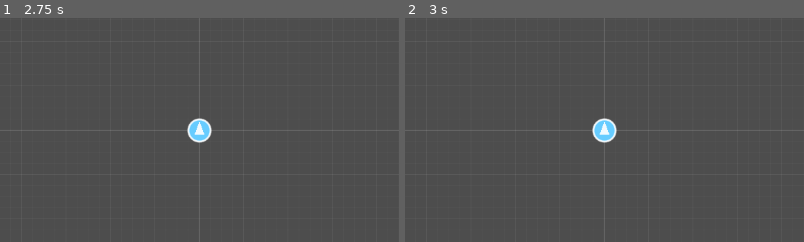
Above: before the commit, frames 1-2 (left to right).
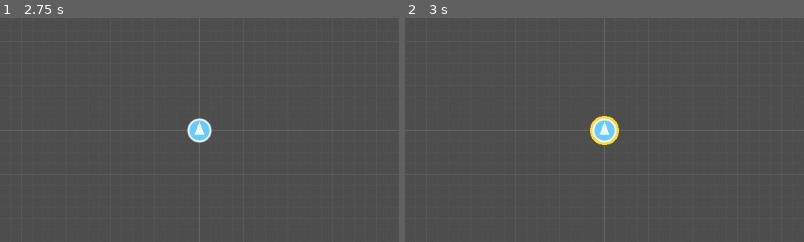
Above: after the commit, the same moments.

Repository: Merith-TK/FactoryApp
Game: Godot game, scene res://scenes/main.tscn
The game is run twice, just before and just after one commit, with the same random seed, the same clock (stepped at 60 frames per second) and the same inputs.
Inputs (mouse positions are % of the whole screen's width and height, from its top left):
- Up to frame 1 (2.75 s): click "✦ Pen" at 0.5 s; click "✦ Pen" at 1.25 s; click "✦ Pen" at 2 s
- Up to frame 2 (3 s): tap Enter at 2.75 s; drag from (50, 50) to (60, 28) at 2.77 s
The pictures show only the part of the screen within x 25-75%, y 25-75%; the shares and areas given below are measured in that part.

Frame 1 is identical in both runs. In frame 2, 0.3% of the frame differs, in the area x 46-54%, y 43-57%.

Commit message:
drone moves, drone follows camera

Diff:
--- a/game/scenes/entities/drone.tscn
+++ b/game/scenes/entities/drone.tscn
@@ -10,3 +10,5 @@
 
 [node name="CollisionShape2D" type="CollisionShape2D" parent="."]
 shape = SubResource("CircleShape2D_1")
+
+[node name="NavigationAgent2D" type="NavigationAgent2D" parent="."]
--- a/game/scenes/main.tscn
+++ b/game/scenes/main.tscn
@@ -1,9 +1,10 @@
-[gd_scene load_steps=5 format=3]
+[gd_scene load_steps=6 format=3]
 
 [ext_resource type="Script" uid="uid://cgt0afy3qm7f" path="res://scripts/camera/game_camera.gd" id="1_cam"]
 [ext_resource type="Script" path="res://scripts/world/world_grid.gd" id="2_grid"]
-[ext_resource type="PackedScene" path="res://scenes/entities/drone.tscn" id="3_drone"]
-[ext_resource type="Script" path="res://scripts/ui/pen_button.gd" id="4_penbtn"]
+[ext_resource type="Script" path="res://scripts/world/world.gd" id="3_world"]
+[ext_resource type="PackedScene" path="res://scenes/entities/drone.tscn" id="4_drone"]
+[ext_resource type="Script" path="res://scripts/ui/pen_button.gd" id="5_penbtn"]
 
 [node name="Main" type="Node2D" unique_id=2136915658]
 
@@ -11,11 +12,12 @@
 script = ExtResource("1_cam")
 
 [node name="World" type="Node2D" parent="." unique_id=1229707742]
+script = ExtResource("3_world")
 
 [node name="WorldGrid" type="Node2D" parent="World"]
 script = ExtResource("2_grid")
 
-[node name="Drone" parent="World" instance=ExtResource("3_drone")]
+[node name="Drone" parent="World" instance=ExtResource("4_drone")]
 position = Vector2(0, 0)
 
 [node name="UI" type="CanvasLayer" parent="." unique_id=1458536664]
--- a/game/scripts/autoload/input_manager.gd
+++ b/game/scripts/autoload/input_manager.gd
@@ -61,15 +61,14 @@
 
 		if event.button_index == MOUSE_BUTTON_LEFT:
 			if event.pressed and not pan_modifier_held:
+				print("[InputManager] primary_pressed at ", pos)
 				primary_pressed.emit(pos)
-				get_viewport().set_input_as_handled()
 			elif not event.pressed:
 				primary_released.emit(pos)
 
 		elif event.button_index == MOUSE_BUTTON_RIGHT:
 			if event.pressed and not pan_modifier_held:
 				secondary_pressed.emit(pos)
-				get_viewport().set_input_as_handled()
 			elif not event.pressed:
 				secondary_released.emit(pos)
 
--- a/game/scripts/drone/drone.gd
+++ b/game/scripts/drone/drone.gd
@@ -1,86 +1,142 @@
 ## Drone
 ##
-## The player's construction drone. For M0 this is a placeholder shape.
-## Handles:
-##  - Visual rendering (drawn procedurally, no sprite needed)
-##  - Click-to-select (via Area2D input)
-##  - Selection highlight
+## The player's construction drone.
 ##
-## Later milestones add: inventory, task queue, NavMesh movement, power modes.
+## Movement model:
+##   The drone lerps toward the camera position so it is always "with" the
+##   player. The direction arrow rotates to face the direction of travel.
+##
+## Interaction model:
+##   Tap / click the drone → opens the action menu (issue tasks, check inventory)
+##   NavigationAgent2D is used for autonomous task movement (go build, go fetch)
+##   — not for player-driven movement.
+##
+## Later milestones add: inventory, task queue, power modes.
 
 extends Area2D
 
 const RADIUS := 16.0
-const BODY_COLOR := Color(0.4, 0.8, 1.0) # light blue body
+const FOLLOW_SPEED := 8.0 # lerp weight — higher = snappier
+
+const BODY_COLOR := Color(0.4, 0.8, 1.0)
 const OUTLINE_COLOR := Color(1.0, 1.0, 1.0, 0.9)
-const SELECT_COLOR := Color(1.0, 0.85, 0.2) # yellow selection ring
-const DIR_COLOR := Color(1.0, 1.0, 1.0, 0.9) # direction arrow
+const ACTIVE_COLOR := Color(1.0, 0.85, 0.2) # tapped / active ring
+const DIR_COLOR := Color(1.0, 1.0, 1.0, 0.9)
 
-var is_selected: bool = false
+## True while the action menu is open.
+var is_active: bool = false
+
+var _facing_angle: float = - PI * 0.5 # radians; default = facing up
+var _prev_pos: Vector2 = Vector2.ZERO
+
+@onready var _nav_agent: NavigationAgent2D = $NavigationAgent2D
 
 
 func _ready() -> void:
-	# Connect to InputManager signals so selection is cleared when the
-	# primary action fires somewhere other than this drone.
 	var im := get_node_or_null("/root/InputManager")
 	if im:
-		im.primary_pressed.connect(_on_global_primary)
+		im.primary_pressed.connect(_on_primary_pressed)
+		print("[Drone] connected to InputManager.primary_pressed")
+	else:
+		print("[Drone] ERROR: InputManager not found!")
 
-	input_pickable = true
-	input_event.connect(_on_input_event)
+	_nav_agent.path_desired_distance = 4.0
+	_nav_agent.target_desired_distance = 8.0
+	_prev_pos = global_position
+	print("[Drone] ready at ", global_position)
 
 
+# ---------------------------------------------------------------------------
+# Per-frame update
+# ---------------------------------------------------------------------------
+
+func _physics_process(delta: float) -> void:
+	var camera := get_viewport().get_camera_2d() as Camera2D
+	if not camera:
+		return
+
+	# --- Camera follow ---
+	var target := camera.global_position
+	var new_pos := global_position.lerp(target, FOLLOW_SPEED * delta)
+
+	var move_vec := new_pos - global_position
+	if move_vec.length_squared() > 0.1:
+		_facing_angle = move_vec.angle()
+		queue_redraw()
+
+	global_position = new_pos
+	_prev_pos = new_pos
+
+	# --- Autonomous task movement (future) ---
+	if not _nav_agent.is_navigation_finished():
+		var next := _nav_agent.get_next_path_position()
+		var dir := next - global_position
+		if dir.length_squared() > 1.0:
+			global_position += dir.normalized() * minf(400.0 * delta, dir.length())
+			_facing_angle = dir.angle()
+			queue_redraw()
+
+
+# ---------------------------------------------------------------------------
+# Drawing
+# ---------------------------------------------------------------------------
+
 func _draw() -> void:
-	# Selection ring (drawn first, behind body).
-	if is_selected:
-		draw_circle(Vector2.ZERO, RADIUS + 5.0, SELECT_COLOR)
+	# Active ring (behind body).
+	if is_active:
+		draw_circle(Vector2.ZERO, RADIUS + 5.0, ACTIVE_COLOR)
 
 	# Body.
 	draw_circle(Vector2.ZERO, RADIUS, BODY_COLOR)
 
-	# Outline ring.
+	# Outline.
 	draw_arc(Vector2.ZERO, RADIUS, 0.0, TAU, 32, OUTLINE_COLOR, 1.5, true)
 
-	# Direction arrow — equilateral triangle pointing up (+Y is down in Godot,
-	# so we point in -Y = visual "up").
-	var tip := Vector2(0.0, - (RADIUS * 0.85))
-	var base_l := Vector2(- (RADIUS * 0.45), (RADIUS * 0.4))
-	var base_r := Vector2((RADIUS * 0.45), (RADIUS * 0.4))
-	var arrow := PackedVector2Array([tip, base_l, base_r])
-	draw_colored_polygon(arrow, DIR_COLOR)
-
-
-func select() -> void:
-	if is_selected:
-		return
-	is_selected = true
-	queue_redraw()
-
-
-func deselect() -> void:
-	if not is_selected:
-		return
-	is_selected = false
-	queue_redraw()
+	# Direction arrow — rotates to face movement direction.
+	var rot := _facing_angle + PI * 0.5
+	var tip := Vector2(0.0, - (RADIUS * 0.85)).rotated(rot)
+	var base_l := Vector2(- (RADIUS * 0.45), (RADIUS * 0.4)).rotated(rot)
+	var base_r := Vector2((RADIUS * 0.45), (RADIUS * 0.4)).rotated(rot)
+	draw_colored_polygon(PackedVector2Array([tip, base_l, base_r]), DIR_COLOR)
 
 
 # ---------------------------------------------------------------------------
 # Input
 # ---------------------------------------------------------------------------
 
-func _on_input_event(_viewport: Viewport, event: InputEvent, _shape_idx: int) -> void:
-	if event is InputEventMouseButton:
-		var mb := event as InputEventMouseButton
-		if mb.pressed and mb.button_index == MOUSE_BUTTON_LEFT:
-			var im := get_node_or_null("/root/InputManager")
-			if im and (im as Node).get("pan_modifier_held"):
-				return # shift-click is camera pan, ignore
-			select()
-			get_viewport().set_input_as_handled()
+func _on_primary_pressed(screen_pos: Vector2) -> void:
+	var camera := get_viewport().get_camera_2d() as Camera2D
+	if not camera:
+		return
+
+	var vp_size := get_viewport().get_visible_rect().size
+	var world_pos := camera.global_position + (screen_pos - vp_size * 0.5) / camera.zoom.x
+	var dist := world_pos.distance_to(global_position)
+	print("[Drone] tap | world=", world_pos, " drone=", global_position, " dist=", dist)
+
+	if dist <= RADIUS + 12.0:
+		_toggle_menu()
+	else:
+		# Tap elsewhere closes the menu if open.
+		if is_active:
+			_close_menu()
 
 
-func _on_global_primary(_pos: Vector2) -> void:
-	# Deselect when user clicks anywhere else in the world.
-	# The Area2D handler fires first (and calls set_input_as_handled),
-	# so this only fires when the click missed us.
-	deselect()
+func _toggle_menu() -> void:
+	if is_active:
+		_close_menu()
+	else:
+		_open_menu()
+
+
+func _open_menu() -> void:
+	is_active = true
+	queue_redraw()
+	print("[Drone] menu opened")
+	# TODO M1: show task/inventory radial menu
+
+
+func _close_menu() -> void:
+	is_active = false
+	queue_redraw()
+	print("[Drone] menu closed")
--- /dev/null
+++ b/game/scripts/world/world.gd
@@ -0,0 +1,49 @@
+## World
+##
+## Owns the NavigationRegion2D for the entire walkable world space.
+## For M0 (Type B pre-gen world) this is a single large flat rectangle.
+## Hazard zones are added as NavigationObstacle2D children at world-gen time.
+##
+## The nav polygon is built in code to avoid encoding baked polygon data
+## in .tscn files.
+
+extends Node2D
+
+## Half-size of the walkable area in world units.
+## 8192 × 8192 total — enough for any M0 prototype world.
+const NAV_HALF: float = 8192.0
+
+var nav_region: NavigationRegion2D
+
+
+func _ready() -> void:
+	_build_nav_region()
+
+
+func _build_nav_region() -> void:
+	nav_region = NavigationRegion2D.new()
+	nav_region.name = "NavRegion"
+	add_child(nav_region)
+
+	var poly := NavigationPolygon.new()
+
+	# Directly assign vertices and a quad polygon — avoids the deprecated
+	# make_polygons_from_outlines() which was removed in Godot 4.3.
+	poly.vertices = PackedVector2Array([
+		Vector2(-NAV_HALF, -NAV_HALF), # 0 top-left
+		Vector2(NAV_HALF, -NAV_HALF), # 1 top-right
+		Vector2(NAV_HALF, NAV_HALF), # 2 bottom-right
+		Vector2(-NAV_HALF, NAV_HALF), # 3 bottom-left
+	])
+	poly.add_polygon(PackedInt32Array([0, 1, 2, 3]))
+
+	nav_region.navigation_polygon = poly
+	# Bake on the next physics frame so NavigationServer2D has time to register
+	# the region before any agent queries the map.
+	call_deferred("_bake_nav")
+
+
+func _bake_nav() -> void:
+	print("[World] baking nav polygon...")
+	nav_region.bake_navigation_polygon()
+	print("[World] nav bake done. region RID valid: ", nav_region.get_rid().is_valid())
--- a/game/scripts/world/world_grid.gd
+++ b/game/scripts/world/world_grid.gd
@@ -43,36 +43,36 @@
 	# -- Sub-grid (only visible when zoomed in enough to avoid noise) --
 	if cam_zoom >= 1.0:
 		var sub_size := CELL_SIZE / SUBGRID_DIV
-		var sx := floorf(left / sub_size) * sub_size
-		var sy := floorf(top / sub_size) * sub_size
+		var sub_sx := floorf(left / sub_size) * sub_size
+		var sub_sy := floorf(top / sub_size) * sub_size
 
-		var x := sx
-		while x <= right:
-			if not _is_on_major(x):
-				draw_line(Vector2(x, top), Vector2(x, bottom), SUB_COLOR, lw)
-			x += sub_size
+		var sx := sub_sx
+		while sx <= right:
+			if not _is_on_major(sx):
+				draw_line(Vector2(sx, top), Vector2(sx, bottom), SUB_COLOR, lw)
+			sx += sub_size
 
-		var y := sy
-		while y <= bottom:
-			if not _is_on_major(y):
-				draw_line(Vector2(left, y), Vector2(right, y), SUB_COLOR, lw)
-			y += sub_size
+		var sy := sub_sy
+		while sy <= bottom:
+			if not _is_on_major(sy):
+				draw_line(Vector2(left, sy), Vector2(right, sy), SUB_COLOR, lw)
+			sy += sub_size
 
 	# -- Major grid --
 	var start_x := floorf(left / CELL_SIZE) * CELL_SIZE
 	var start_y := floorf(top / CELL_SIZE) * CELL_SIZE
 
-	var x := start_x
-	while x <= right:
-		var color := AXIS_COLOR if is_zero_approx(x) else LINE_COLOR
-		draw_line(Vector2(x, top), Vector2(x, bottom), color, lw)
-		x += CELL_SIZE
+	var gx := start_x
+	while gx <= right:
+		var color := AXIS_COLOR if is_zero_approx(gx) else LINE_COLOR
+		draw_line(Vector2(gx, top), Vector2(gx, bottom), color, lw)
+		gx += CELL_SIZE
 
-	var y := start_y
-	while y <= bottom:
-		var color := AXIS_COLOR if is_zero_approx(y) else LINE_COLOR
-		draw_line(Vector2(left, y), Vector2(right, y), color, lw)
-		y += CELL_SIZE
+	var gy := start_y
+	while gy <= bottom:
+		var color := AXIS_COLOR if is_zero_approx(gy) else LINE_COLOR
+		draw_line(Vector2(left, gy), Vector2(right, gy), color, lw)
+		gy += CELL_SIZE
 
 
 func _is_on_major(value: float) -> bool:
Not shown: 1 places in game/scenes/main.tscn that only renumber resources
Not shown, added: game/scripts/world/world.gd.uid
